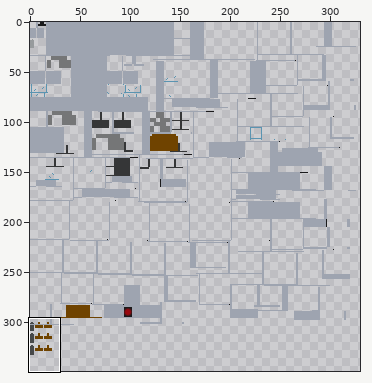
Sprite sheet: src/main/resources/assets/dscombat/textures/entities/alexis_plane.png. Above: a wide view before the commit, with the close-up outlined.
Close-up. Before:
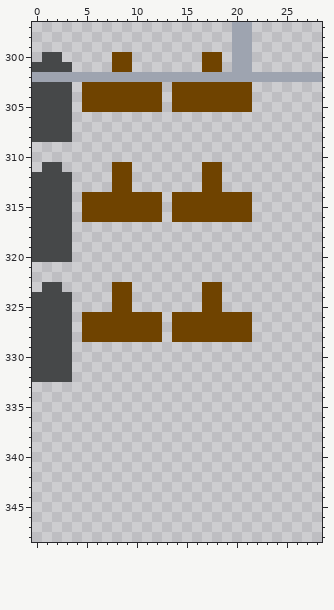
The file is 512x512 pixels. Colours within 5 levels of each other are drawn and written as one. Shown: x 0..28, y 297..348. The wide view leaves out empty margins.
Once edited:
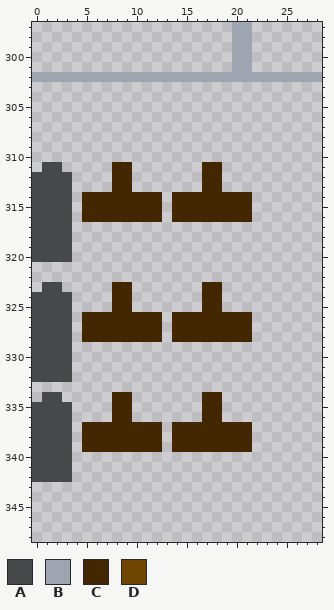
Palette (. is transparent): A #464849  B #9ea4b0  C #422700  D #6f4300
From old to new:
@@ x 0..28 @@
 299 ....................BB.......
-300 .AA.....DD.......DD.BB.......
-301 AAAA....DD.......DD.BB.......
+300 ....................BB.......
+301 ....................BB.......
 302 BBBBBBBBBBBBBBBBBBBBBBBBBBBBB
-303 AAAA.DDDDDDDD.DDDDDDDD.......
-304 AAAA.DDDDDDDD.DDDDDDDD.......
-305 AAAA.DDDDDDDD.DDDDDDDD.......
-306 AAAA.........................
-307 AAAA.........................
-308 AAAA.........................
+303 .............................
+304 .............................
+305 .............................
+306 .............................
+307 .............................
+308 .............................
 309 .............................
 310 .............................
-311 .AA.....DD.......DD..........
-312 AAAA....DD.......DD..........
-313 AAAA....DD.......DD..........
-314 AAAA.DDDDDDDD.DDDDDDDD.......
-315 AAAA.DDDDDDDD.DDDDDDDD.......
-316 AAAA.DDDDDDDD.DDDDDDDD.......
+311 .AA.....CC.......CC..........
+312 AAAA....CC.......CC..........
+313 AAAA....CC.......CC..........
+314 AAAA.CCCCCCCC.CCCCCCCC.......
+315 AAAA.CCCCCCCC.CCCCCCCC.......
+316 AAAA.CCCCCCCC.CCCCCCCC.......
 317 AAAA.........................
@@ x 0..28 @@
 322 .............................
-323 .AA.....DD.......DD..........
-324 AAAA....DD.......DD..........
-325 AAAA....DD.......DD..........
-326 AAAA.DDDDDDDD.DDDDDDDD.......
-327 AAAA.DDDDDDDD.DDDDDDDD.......
-328 AAAA.DDDDDDDD.DDDDDDDD.......
+323 .AA.....CC.......CC..........
+324 AAAA....CC.......CC..........
+325 AAAA....CC.......CC..........
+326 AAAA.CCCCCCCC.CCCCCCCC.......
+327 AAAA.CCCCCCCC.CCCCCCCC.......
+328 AAAA.CCCCCCCC.CCCCCCCC.......
 329 AAAA.........................
@@ x 0..28 @@
 333 .............................
-334 .............................
-335 .............................
-336 .............................
-337 .............................
-338 .............................
-339 .............................
-340 .............................
-341 .............................
-342 .............................
+334 .AA.....CC.......CC..........
+335 AAAA....CC.......CC..........
+336 AAAA....CC.......CC..........
+337 AAAA.CCCCCCCC.CCCCCCCC.......
+338 AAAA.CCCCCCCC.CCCCCCCC.......
+339 AAAA.CCCCCCCC.CCCCCCCC.......
+340 AAAA.........................
+341 AAAA.........................
+342 AAAA.........................
 343 .............................
Where, in picture pixels (left, top, right, bottom), the same in both close-ups:
changed: (32, 52, 252, 222)
changed: (82, 282, 252, 342)
added: (32, 392, 252, 482)
